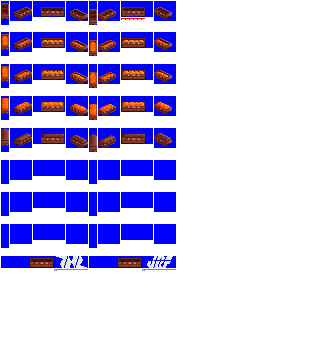
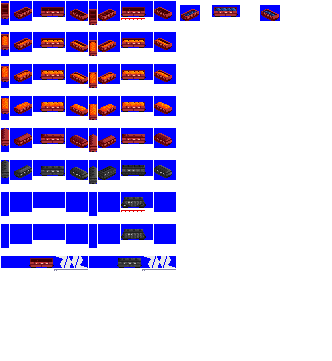
Comparing the layer stacks of the two 332 × 361 images. Changes:
showed "hoki red", painted on it over 1, 3, 280, 268
hid "hoki 2500" over 1, 3, 175, 268
